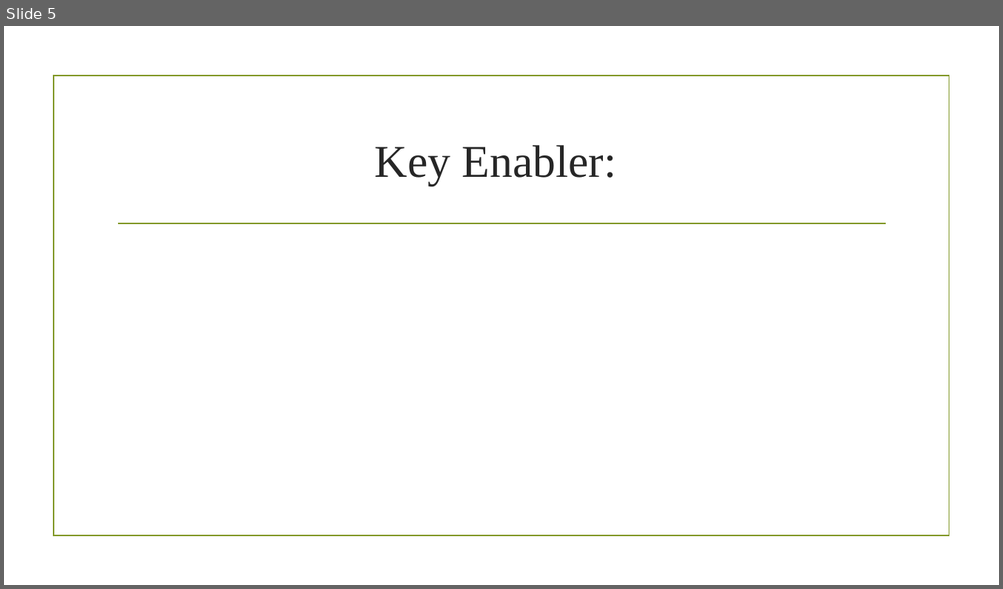
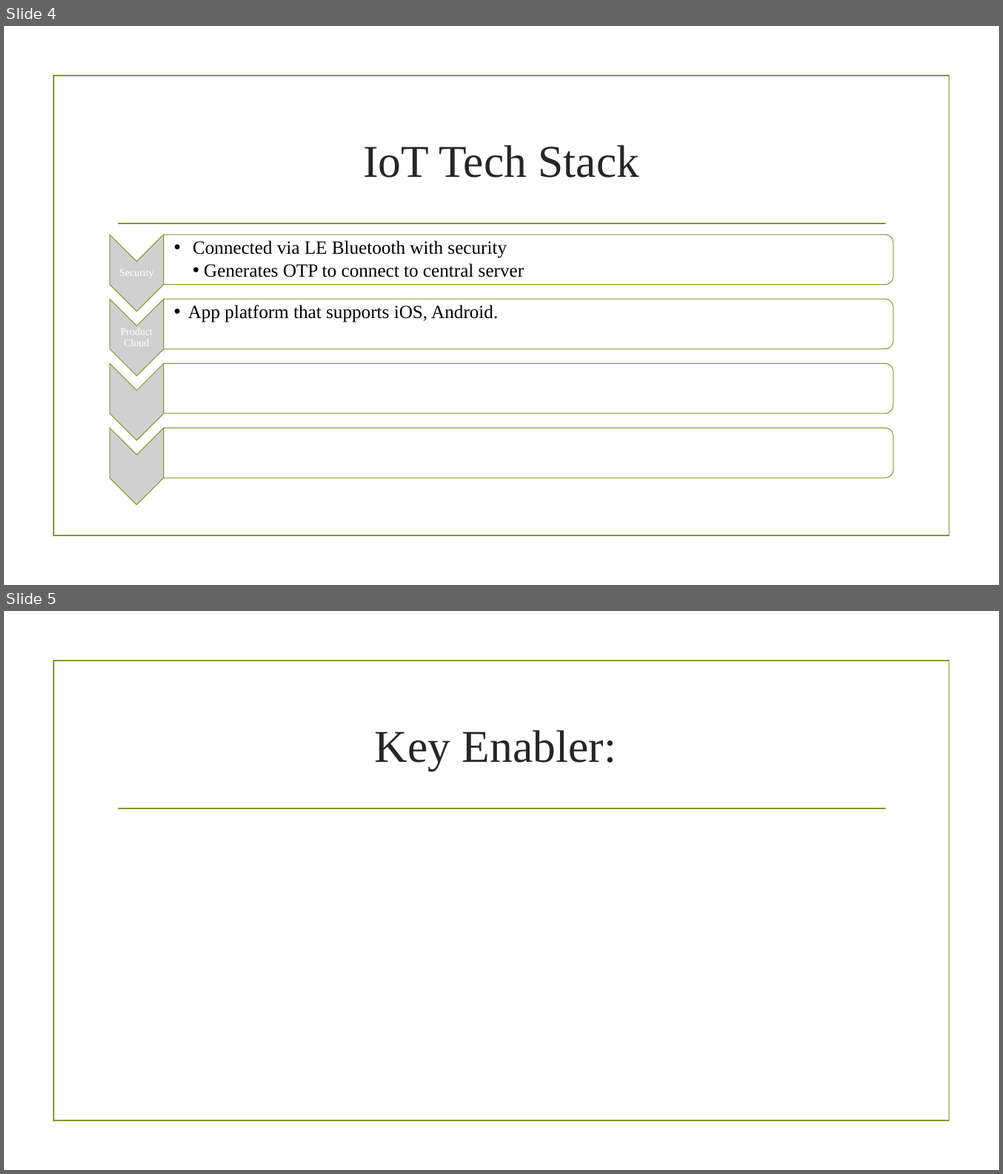
Before and after one commit to johnkmj/tufts_comp50_shared, a slide deck: HW1.pptx. Shown one above the other, each under a label of ours: slide 5 before the commit, slides 4 and 5 after it. The pictures are 1003x589 and 1003x1174 pixels, drawn with LibreOffice and Linux fonts; fonts in the diff are those of the drawing; grey boxes stand for pictures; background and template pictures are left out. Boxes give left, top, right and bottom in pixels: in the first picture for what was removed or moved away, otherwise in the second. Text is boxed around its words. In the diff, an @@ line names an element or a change of style, - is before the commit and + after.

```diff
--- a/HW1.pptx
+++ b/HW1.pptx
@@ slide 4 added at <box>4,26,999,585</box>, background picture (left out); not listed: 2 template elements that a slide beside it also shows @@
@@ title added at <box>363,145,640,178</box>, 44 pt, text #262626 @@
+IoT Tech Stack
@@ group added at <box>110,235,893,506</box>: 4 pictures, 4 texts, 4 round same rects @@
+Security
+  •• Connected via LE Bluetooth with security
+  •• Generates OTP to connect to central server
+Product Cloud
+  •• App platform that supports iOS, Android.
```
Also in this commit, not shown: 1 other slide added, 2 slides removed, 4 other files.
